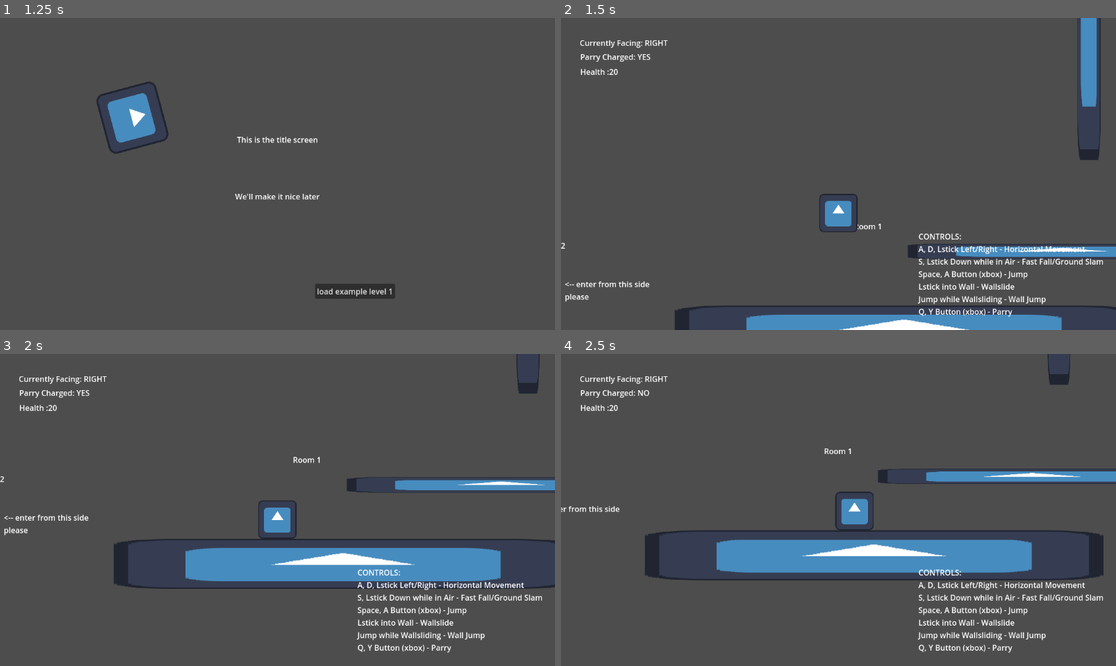
Above: before the commit, frames 1-4 (two rows, left to right).
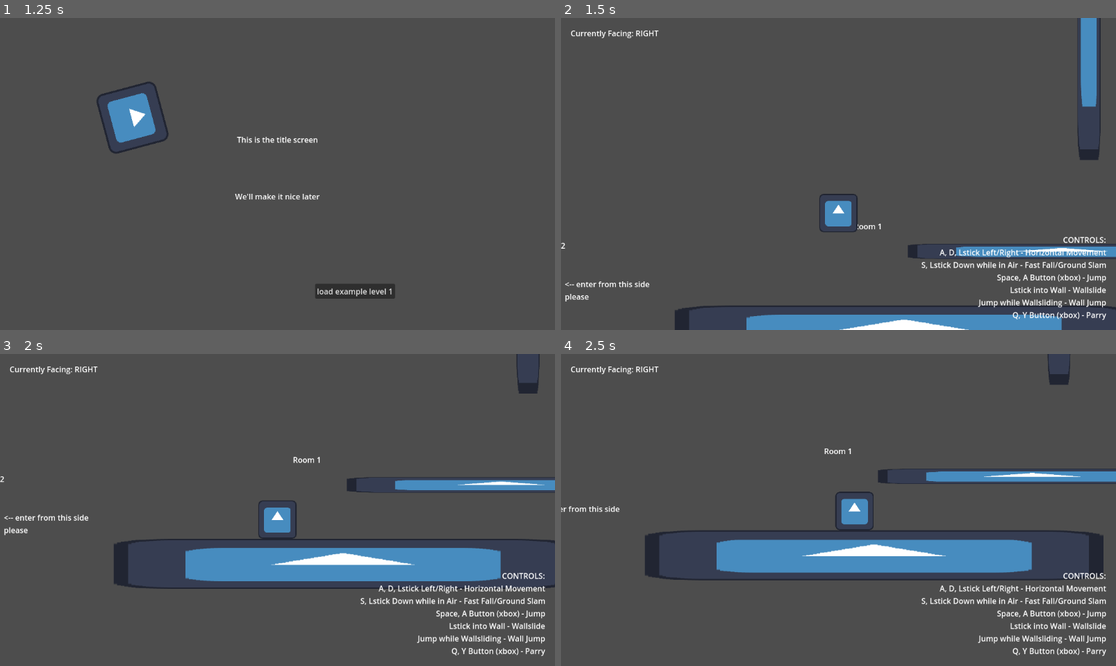
Above: after the commit, the same moments.

Repository: TheMammothManRemastered/Project5
Game: Godot game, scene res://scenes/objects/titlescreen.tscn
The game is run twice, just before and just after one commit, with the same random seed, the same clock (stepped at 60 frames per second) and the same inputs. The engine's default icon, where the game draws it, is replaced by a stand-in: a white triangle on a blue panel in a dark square.
Inputs:
- Up to frame 1 (1.25 s): hold D (player_right) from 0.53 s (still down); tap Q (player_parry) at 0.6 s; tap Space (player_jump) at 0.77 s
- Up to frame 2 (1.5 s): release D (player_right) at 1.25 s; click "load example level 1" at 1.25 s
- Up to frame 3 (2 s): no input
- Up to frame 4 (2.5 s): hold D (player_right) from 2.03 s (still down); tap Q (player_parry) at 2.1 s; tap Space (player_jump) at 2.27 s

Frame 1 is identical in both runs. In frame 2, 3.3% of the frame differs, in the area x 1-99%, y 4-97%; in frame 3, 3.3%; in frame 4, 3.3%.
Error after the commit: Invalid assignment of property or key 'text' with value of type 'String' on a base object of type 'null instance'. (res://scripts/hud.gd:10)

Commit message:
hotfix for the HUD

Diff:
--- a/scenes/objects/hud.tscn
+++ b/scenes/objects/hud.tscn
@@ -5,25 +5,29 @@
 [node name="HUD" type="CanvasLayer"]
 script = ExtResource("1_5hrln")
 
-[node name="Label" type="Label" parent="."]
-offset_left = 39.0
-offset_top = 40.0
-offset_right = 209.0
-offset_bottom = 66.0
+[node name="MarginContainer" type="MarginContainer" parent="."]
+anchors_preset = 15
+anchor_right = 1.0
+anchor_bottom = 1.0
+grow_horizontal = 2
+grow_vertical = 2
+theme_override_constants/margin_left = 20
+theme_override_constants/margin_top = 20
+theme_override_constants/margin_right = 20
+theme_override_constants/margin_bottom = 20
+
+[node name="Label" type="Label" parent="MarginContainer"]
+layout_mode = 2
+size_flags_horizontal = 0
+size_flags_vertical = 0
 text = "Currently Facing: LEFT"
+horizontal_alignment = 2
+vertical_alignment = 2
 
-[node name="Label2" type="Label" parent="."]
-offset_left = 40.0
-offset_top = 69.0
-offset_right = 187.0
-offset_bottom = 95.0
-text = "Parry Charged: YES"
-
-[node name="Label3" type="Label" parent="."]
-offset_left = 742.0
-offset_top = 442.0
-offset_right = 1126.0
-offset_bottom = 624.0
+[node name="Label3" type="Label" parent="MarginContainer"]
+layout_mode = 2
+size_flags_horizontal = 8
+size_flags_vertical = 8
 text = "CONTROLS:
 A, D, Lstick Left/Right - Horizontal Movement
 S, Lstick Down while in Air - Fast Fall/Ground Slam
@@ -31,10 +35,5 @@
 Lstick into Wall - Wallslide
 Jump while Wallsliding - Wall Jump
 Q, Y Button (xbox) - Parry"
-
-[node name="Label4" type="Label" parent="."]
-offset_left = 40.0
-offset_top = 100.0
-offset_right = 119.0
-offset_bottom = 126.0
-text = "Health: 20"
+horizontal_alignment = 2
+vertical_alignment = 2
--- a/scripts/hud.gd
+++ b/scripts/hud.gd
@@ -2,11 +2,9 @@
 
 # Called when the node enters the scene tree for the first time.
 func _ready():
-	$Label.text = "Currently Facing: " + ("LEFT" if (LevelManager.player.curr_facing == -1) else "RIGHT")
+	$MarginContainer/Label.text = "Currently Facing: " + ("LEFT" if (LevelManager.player.curr_facing == -1) else "RIGHT")
 
 
 # Called every frame. 'delta' is the elapsed time since the previous frame.
 func _process(delta):
-	$Label.text = "Currently Facing: " + ("LEFT" if (LevelManager.player.curr_facing == -1) else "RIGHT")
-	$Label2.text = "Parry Charged: " + ("NO" if LevelManager.player.is_parrying else "YES")
-	$Label4.text = "Health :" + str(LevelManager.player.health)
+	$MarginaContainer/Label.text = "Currently Facing: " + ("LEFT" if (LevelManager.player.curr_facing == -1) else "RIGHT") + "\nParry Charged: " + ("NO" if LevelManager.player.is_parrying else "YES") + "\nHealth :" + str(LevelManager.player.health)
